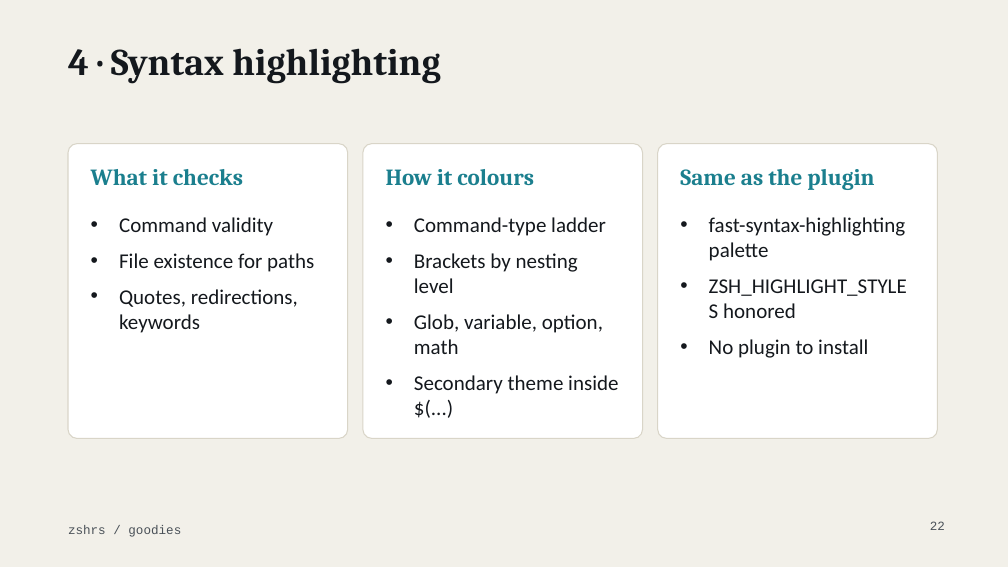
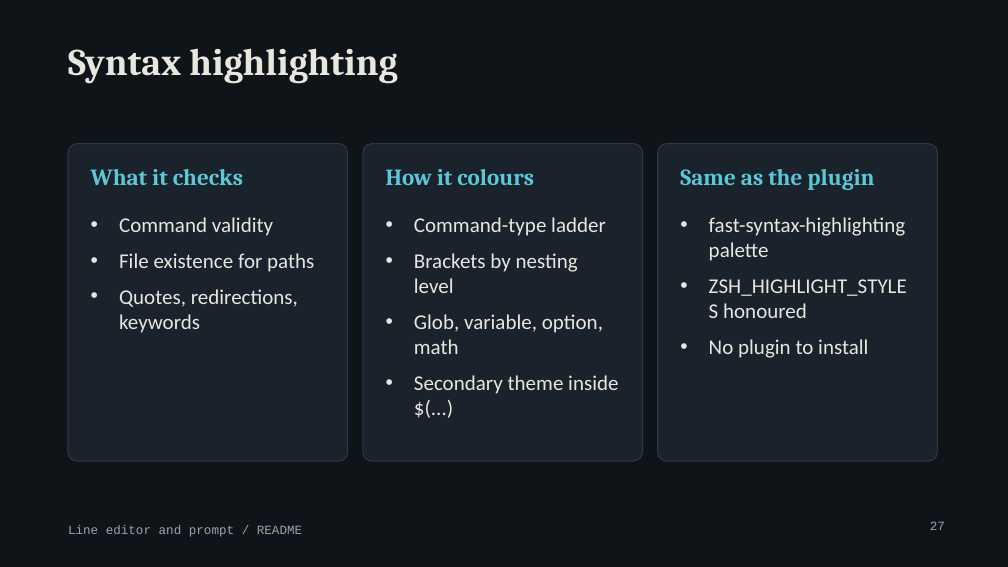
Before and after one commit to MenkeTechnologies/zshrs, a slide deck: slide 27 of docs/talk.pptx (slide 22 before the commit). Drawn at 1008x567 pixels with LibreOffice and Linux fonts; fonts in the diff are those of the drawing. Boxes give left, top, right and bottom in pixels: in the first picture for what was removed or moved away, otherwise in the second. Text is boxed around its words. In the diff, an @@ line names an element or a change of style, - is before the commit and + after.

Commit message:
docs: full talk deck covering every goodie

```diff
--- a/docs/talk.pptx
+++ b/docs/talk.pptx
@@ background #F2F0E9 to #0F1419 @@
@@ title at (68,48,397,84): text changed; text colour #14181D to #E8E6DF @@
-4 · Syntax highlighting
+Syntax highlighting
@@ rounded rectangle: place and size @@
-rounded rectangle at (68,144,348,439)
+rounded rectangle at (68,144,348,461)
@@ rounded rectangle: place and size @@
-rounded rectangle at (363,144,643,439)
+rounded rectangle at (363,144,643,461)
@@ fill #FFFFFF to #1A222B; outline #D9D5C8 1 pt to #2C3844 1 pt in 3 elements at (68,144,348,461), (363,144,643,461), (658,144,938,461) @@
@@ rounded rectangle: place and size @@
-rounded rectangle at (658,144,938,439)
+rounded rectangle at (658,144,938,461)
@@ text colour #1B7F8E to #5CC8D7 in 3 elements at (91,169,243,185), (386,169,534,185), (680,169,874,190) @@
@@ text "Command validity" at (119,217,314,333): text colour #14181D to #E8E6DF @@
@@ text "Command-type ladder" at (414,217,618,394): text colour #14181D to #E8E6DF @@
@@ text at (709,217,906,358): text colour #14181D to #E8E6DF in "fast-syntax-highlighting palette", "No plugin to install" @@
@@ text at (709,279,907,318): text changed; text colour #14181D to #E8E6DF @@
-• ZSH_HIGHLIGHT_STYLES honored
+• ZSH_HIGHLIGHT_STYLES honoured
@@ text removed at (68,525,181,537) @@
-zshrs / goodies
@@ text added at (68,525,302,537), 12 pt, text #9AA4AE @@
+Line editor and prompt / README
@@ page number at (930,521,945,530): text changed; text colour #4A5158 to #9AA4AE @@
-22
+27
```
Also in this commit, not shown: 18 other slides changed, 39 slides added, 13 slides removed.
